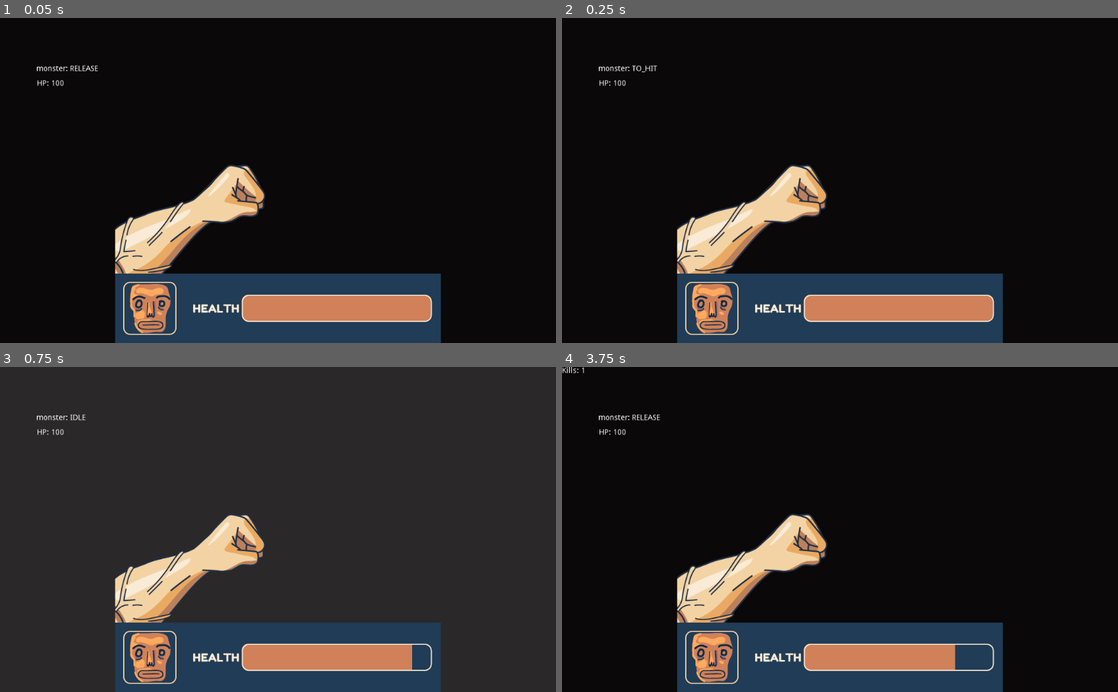
Above: before the commit, frames 1-4 (two rows, left to right).
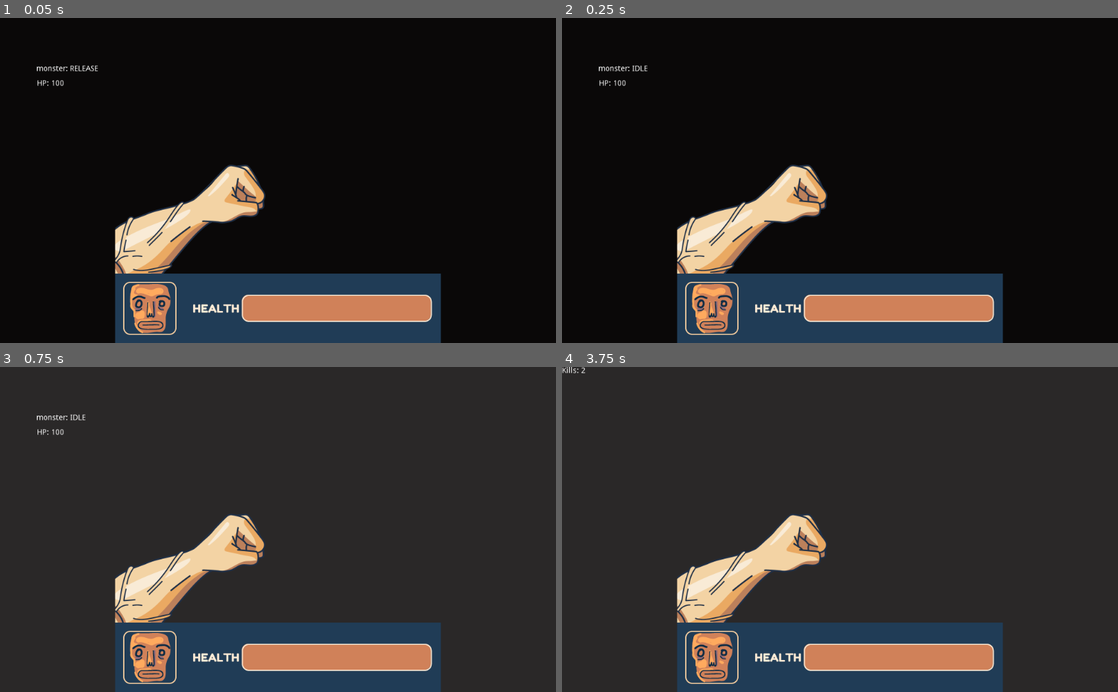
Above: after the commit, the same moments.

Repository: blackmambastudio/mocho
Game: Godot game, scene res://Game.tscn
Two runs of this game, one before a commit and one after it. Both use one fixed random seed, a clock stepped at 60 frames per second and the inputs below.
Inputs (mouse positions are in pixels of both pictures, inside the frame that each line leads up to):
- Up to frame 1 (0.05 s): no input
- Up to frame 2 (0.25 s): no input
- Up to frame 3 (0.75 s): click (278, 529) at 0.67 s
- Up to frame 4 (3.75 s): move the mouse to (728, 545) at 1.27 s; click (728, 545) at 1.42 s; move the mouse to (895, 458) at 2.02 s; click (895, 458) at 2.17 s; move the mouse to (812, 594) at 2.77 s; click (812, 594) at 2.92 s; move the mouse to (1006, 578) at 3.52 s; click (1006, 578) at 3.67 s

Frame 1 is identical in both runs. In frame 2, less than 0.1% of the frame differs, in the area x 12-18%, y 14-17%; in frame 3, 0.3%; in frame 4, 84%, in the area x 0-100%, y 0-100%.
Error after the commit: Division By Zero in operator '/'. (res://Metronome.gd:33)

Commit message:
metronome running on 4/4

Diff:
--- a/Game.gd
+++ b/Game.gd
@@ -12,8 +12,21 @@
 	randomize()
 	connect("gui_input", self, "on_input")
 	$AudioManager/MX_InGame.play()
+	$AudioManager/MX_InGame.volume_db = -80
+
 	$Mocho.connect("STATUS_UPDATED", self, "on_mocho_updated")
 	self.new_monster()
+	$Metronome.connect('SIXTEENTH', self, 'on_metronome_note')
+	$Metronome.connect('SYNC', self, 'on_metronome_sync_start')
+
+	yield(get_tree().create_timer(2), 'timeout')
+
+	$Metronome.start()
+
+
+func on_metronome_sync_start(time):
+	$AudioManager/MX_InGame.seek(time)
+	$AudioManager/MX_InGame.volume_db = 0
 
 func new_monster():
 	current_monster = $Dungeon.next_monster()
@@ -79,3 +92,15 @@
 		$Mocho.get_damage(10)
 		# Update the GUI
 		$UI.update_health($Mocho.hp)
+
+var next_note = 0
+func on_metronome_note(tick):
+	if current_monster:
+		current_monster.solve_next(tick)
+	if tick == 0 or tick == 1:
+		$Background.color = Color('111111')
+	else:
+		$Background.color = Color('666666')
+
+	if tick % 4 == 0:
+		$Tempo.text = str(tick/4 + 1) + '/4'
--- a/Game.tscn
+++ b/Game.tscn
@@ -1,13 +1,15 @@
-[gd_scene load_steps=9 format=2]
+[gd_scene load_steps=11 format=2]
 
 [ext_resource path="res://Game.gd" type="Script" id=1]
 [ext_resource path="res://Dungeon.gd" type="Script" id=2]
 [ext_resource path="res://Mocho.tscn" type="PackedScene" id=3]
 [ext_resource path="res://AudioManager.gd" type="Script" id=4]
-[ext_resource path="res://Audio/SFX_Whoosh.ogg" type="AudioStream" id=5]
-[ext_resource path="res://Audio/SFX_AlienDeath.ogg" type="AudioStream" id=6]
-[ext_resource path="res://Assets/titulo_mocho.png" type="Texture" id=7]
-[ext_resource path="res://GUI.tscn" type="PackedScene" id=8]
+[ext_resource path="res://Audio/MX_IdeaRara.wav" type="AudioStream" id=5]
+[ext_resource path="res://Audio/SFX_Whoosh.ogg" type="AudioStream" id=6]
+[ext_resource path="res://Audio/SFX_AlienDeath.ogg" type="AudioStream" id=7]
+[ext_resource path="res://Assets/titulo_mocho.png" type="Texture" id=8]
+[ext_resource path="res://GUI.tscn" type="PackedScene" id=9]
+[ext_resource path="res://Metronome.gd" type="Script" id=10]
 
 [node name="Game" type="Control"]
 margin_right = 1024.0
@@ -36,12 +38,12 @@
 id = "mocho"
 
 [node name="AudioManager" type="Control" parent="."]
-editor/display_folded = true
 margin_right = 40.0
 margin_bottom = 40.0
 script = ExtResource( 4 )
 
 [node name="MX_InGame" type="AudioStreamPlayer" parent="AudioManager"]
+stream = ExtResource( 5 )
 
 [node name="Mocho" type="Control" parent="AudioManager"]
 editor/display_folded = true
@@ -57,15 +59,24 @@
 margin_bottom = 40.0
 
 [node name="SFX_Death" type="AudioStreamPlayer" parent="AudioManager/Alien"]
-stream = ExtResource( 6 )
+stream = ExtResource( 7 )
 
 [node name="titulo_mocho" type="Sprite" parent="."]
 visible = false
 position = Vector2( 778.679, 475.638 )
-texture = ExtResource( 7 )
+texture = ExtResource( 8 )
 
 [node name="Kills" type="Label" parent="."]
 margin_right = 40.0
 margin_bottom = 14.0
 
-[node name="UI" parent="." instance=ExtResource( 8 )]
+[node name="UI" parent="." instance=ExtResource( 9 )]
+
+[node name="Metronome" type="Node" parent="."]
+script = ExtResource( 10 )
+
+[node name="Tempo" type="Label" parent="."]
+margin_left = 63.9376
+margin_top = 175.488
+margin_right = 103.938
+margin_bottom = 189.488
--- /dev/null
+++ b/Metronome.gd
@@ -0,0 +1,47 @@
+extends Node
+
+signal SIXTEENTH
+signal SYNC
+
+export(int) var time_signature_top = 4
+export(int) var time_signature_botton = 4
+export(float) var  bpm = 136
+
+var beat_count
+var beat_interval
+var current_beat
+var current_measure
+
+var sixteenth_time
+var current_time = 0
+var current_tick = 0
+
+var playing = false
+
+func _ready():
+	beat_interval = 60 / bpm * 4 / float(time_signature_botton)
+	sixteenth_time = beat_interval/16
+	print (current_time, " time to sixteenth: ", sixteenth_time)
+
+
+
+func _process(delta):
+	if !playing: return
+	if playing and current_time == 0 and current_tick == 0:
+		emit_signal('SYNC', delta)
+	current_time += delta
+	var next_beat = int((current_time+delta/2)/sixteenth_time)
+	current_tick += next_beat
+	if current_tick >= 16:
+		current_tick -= 16
+
+	if next_beat >= 1:
+		current_time = current_time - (next_beat * sixteenth_time)
+		#print('the sixteenth, remain ', current_time)
+		emit_signal('SIXTEENTH', current_tick)
+
+
+func start():
+	playing = true
+	current_time = 0
+	current_tick = 0
--- a/Monster.gd
+++ b/Monster.gd
@@ -16,11 +16,12 @@
 	self.mocho_status = mocho_status
 
 func _process(dt):
-	if current_status == STATUS.IDLE:
-		next_check -= dt
-		if next_check <= 0:
-			check_mocho()
-			next_check += time_next_check
+	pass
+	#if current_status == STATUS.IDLE:
+	#	next_check -= dt
+	#	if next_check <= 0:
+	#		check_mocho()
+	#		next_check += time_next_check
 	# if not doing something:
 		# read environment
 		# make decision
@@ -45,3 +46,6 @@
 				time_next_check += 1
 
 	pass
+
+func solve_next(tick):
+	pass
Not shown, added: Audio/MX_IdeaRara.wav.import
Not shown: 1 places in Game.tscn that only renumber resources
Not shown, added: Audio/MX_IdeaRara.wav
